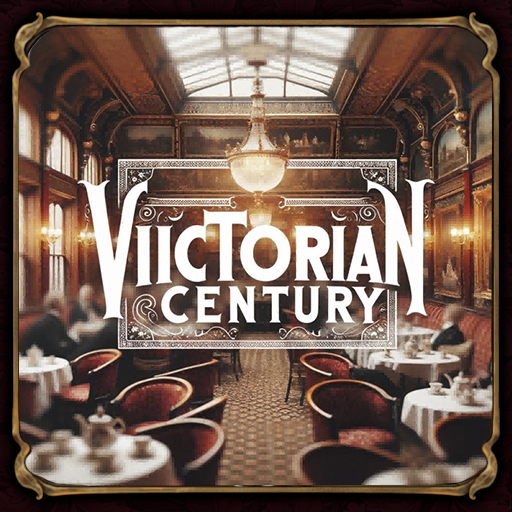
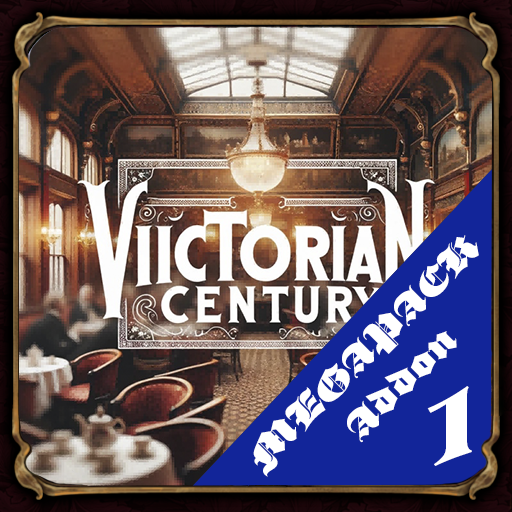
Before/after of a 512 x 512 layered artwork. What changed in the layer stack:
painted on "Frame" over [228, 363, 507, 499]
added layer "1" above "MEGAPACK Addon" over [427, 386, 472, 466]
added layer "MEGAPACK Addon" above "Frame копия" over [253, 235, 479, 477]
added layer "Frame копия" above "TGR" over [18, 25, 507, 499]